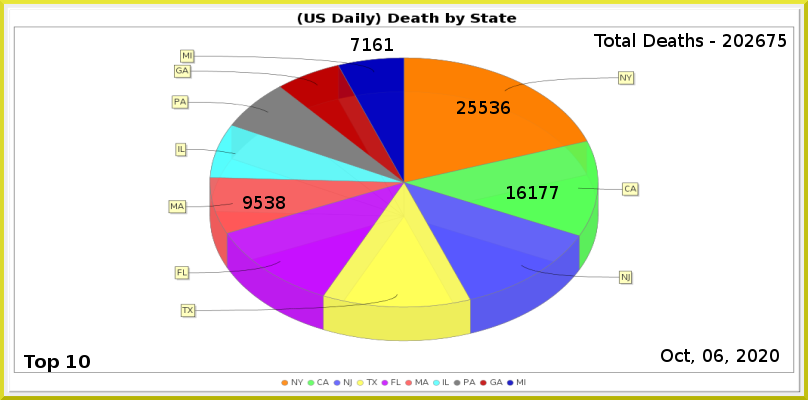
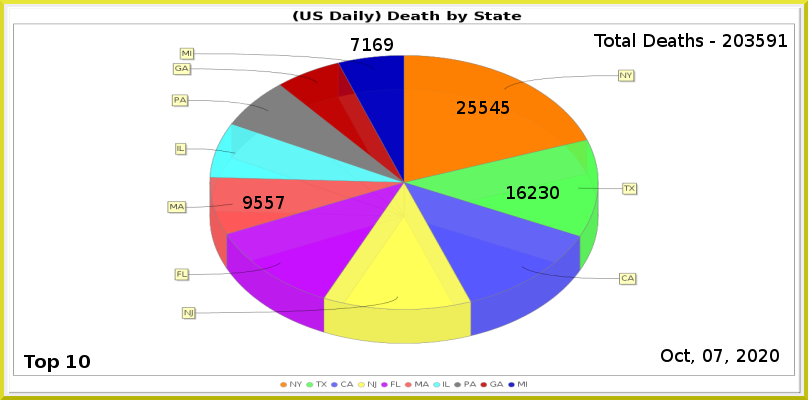
Before/after of a 808px x 400px layered artwork. What changed in the layer stack:
painted on "Least" over [384, 38, 393, 51]
painted on "MA" over [265, 196, 285, 209]
painted on "CA" over [528, 186, 559, 199]
painted on "NY" over [490, 101, 510, 114]
renamed "Total Deaths - 202675" to "Total Deaths - 203591", painted on it over [745, 34, 787, 47]
painted on "Current Date" over [714, 349, 723, 362]
painted on "Death_by_State.png" over [7, 7, 801, 394]
